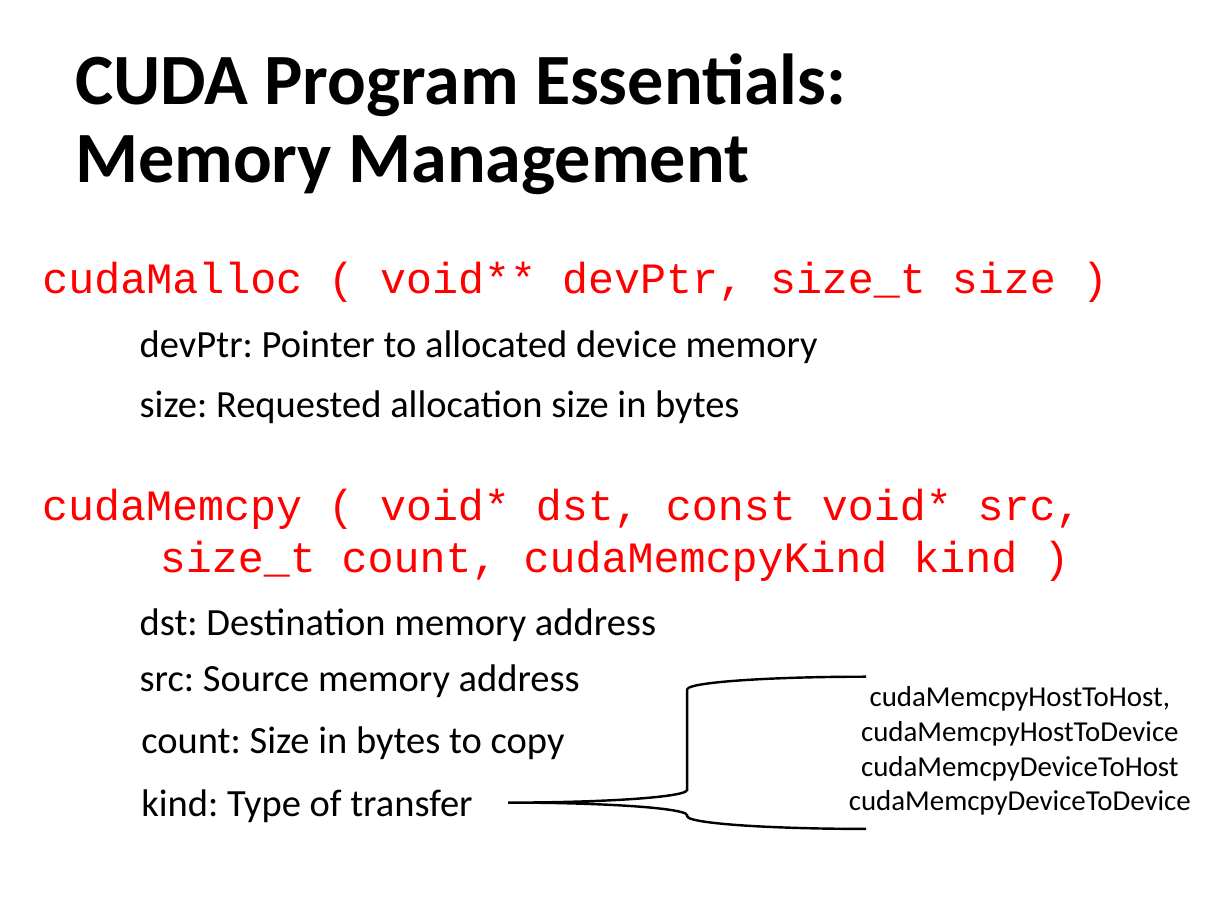
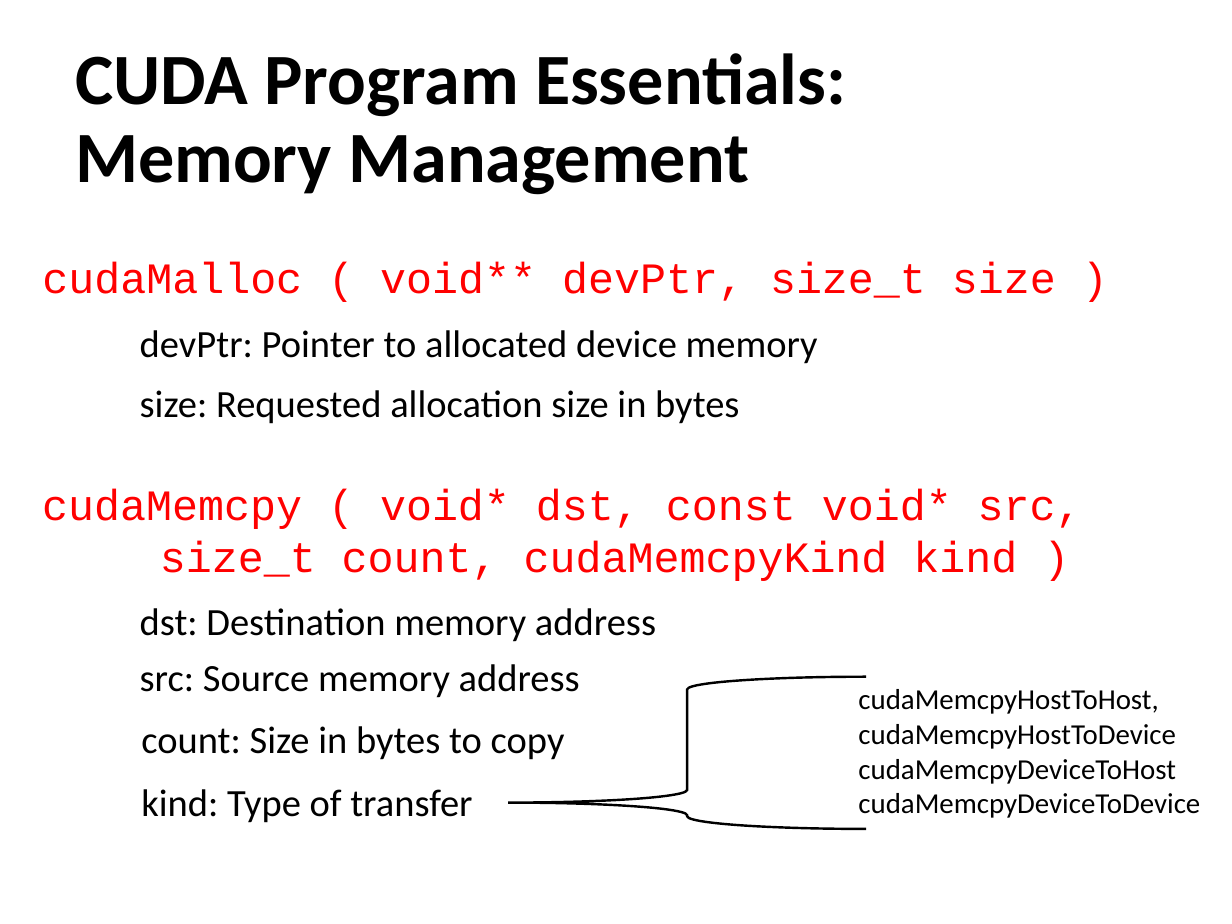
Before and after one commit to XiaofengZhu/intro-cuda-workshop, a slide deck: slide 15 of Intro-to-Cuda-Nov18.pptx. Drawn at 1232x924 pixels with LibreOffice and Linux fonts; fonts in the diff are those of the drawing; background and template pictures are left out. Boxes give left, top, right and bottom in pixels: in the first picture for what was removed or moved away, otherwise in the second. Text is boxed around its words. In the diff, an @@ line names an element or a change of style, - is before the commit and + after.

```diff
--- a/Intro-to-Cuda-Nov18.pptx
+++ b/Intro-to-Cuda-Nov18.pptx
@@ text "cudaMemcpyHostToHost, cudaMemcpyHostToDevice cudaMemcpyDevic ...": place and size @@
-text "cudaMemcpyHostToHost, cudaMemcpyHostToDevice cudaMemcpyDevic ..." at box(849, 686, 1191, 815)
+text "cudaMemcpyHostToHost, cudaMemcpyHostToDevice cudaMemcpyDevic ..." at box(858, 689, 1200, 818)
@@ text "cudaMemcpyHostToHost, cudaMemcpyHostToDevice cudaMemcpyDevic ..." at box(858, 689, 1200, 818): alignment centre to left @@
```
Also in this commit, not shown: 1 other slide changed.
